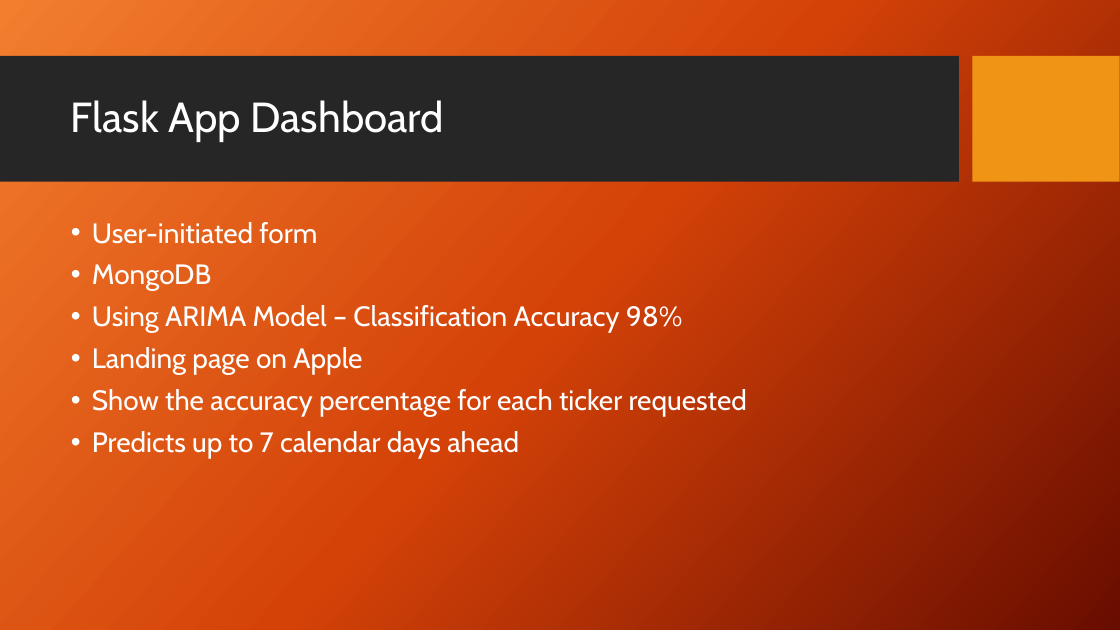
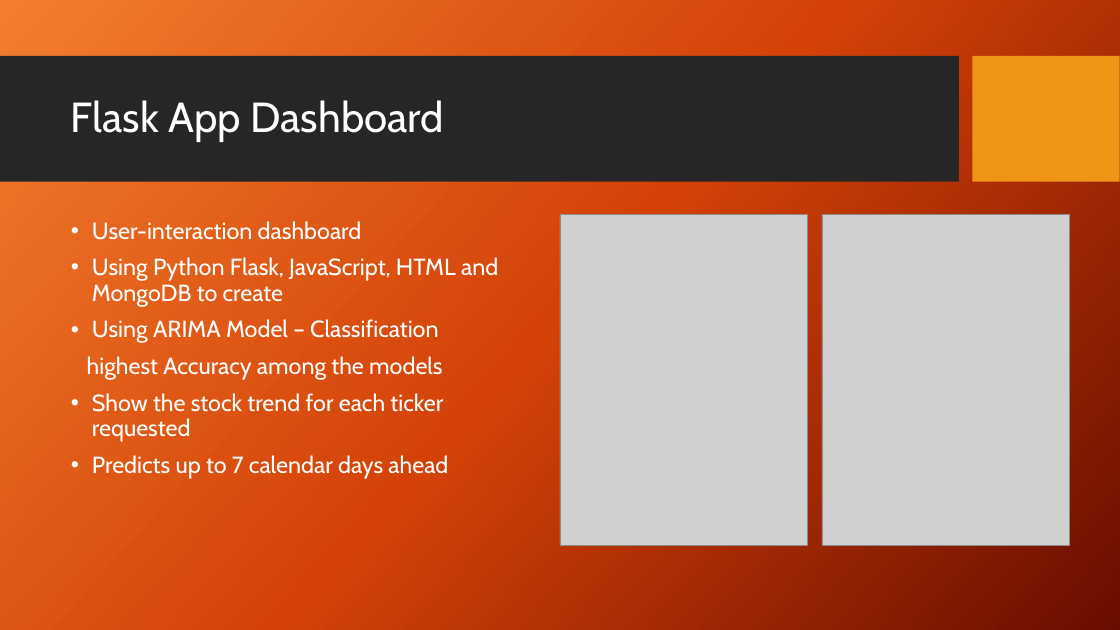
Before and after one commit to helleborus22/Machine-Learning-Project4, a slide deck: slide 9 of Project 4 Group 6 112922.pptx. Drawn at 1120x630 pixels with LibreOffice and Linux fonts; fonts in the diff are those of the drawing; grey boxes stand for pictures; background and template pictures are left out. Boxes give left, top, right and bottom in pixels: in the first picture for what was removed or moved away, otherwise in the second. Text is boxed around its words. In the diff, an @@ line names an element or a change of style, - is before the commit and + after.

Commit message:
update slide for flask

```diff
--- a/Project 4 Group 6 112922.pptx
+++ b/Project 4 Group 6 112922.pptx
@@ text at bbox=[87, 221, 498, 442]: text changed; size 24 to 20 pt @@
-• User-initiated form
-• MongoDB
-• Using ARIMA Model – Classification Accuracy 98%
-• Landing page on Apple
-• Show the accuracy percentage for each ticker requested
+• User-interaction dashboard
+• Using Python Flask, JavaScript, HTML and MongoDB to create
+• Using ARIMA Model – Classification
+highest Accuracy among the models
+• Show the stock trend for each ticker requested
@@ picture added at bbox=[560, 215, 807, 546] @@
@@ picture added at bbox=[823, 215, 1070, 546] @@
@@ text at bbox=[92, 455, 448, 479]: size 24 to 20 pt in "Predicts up to 7 calendar days ahead" @@
```
Also in this commit, not shown: 1 other file.
